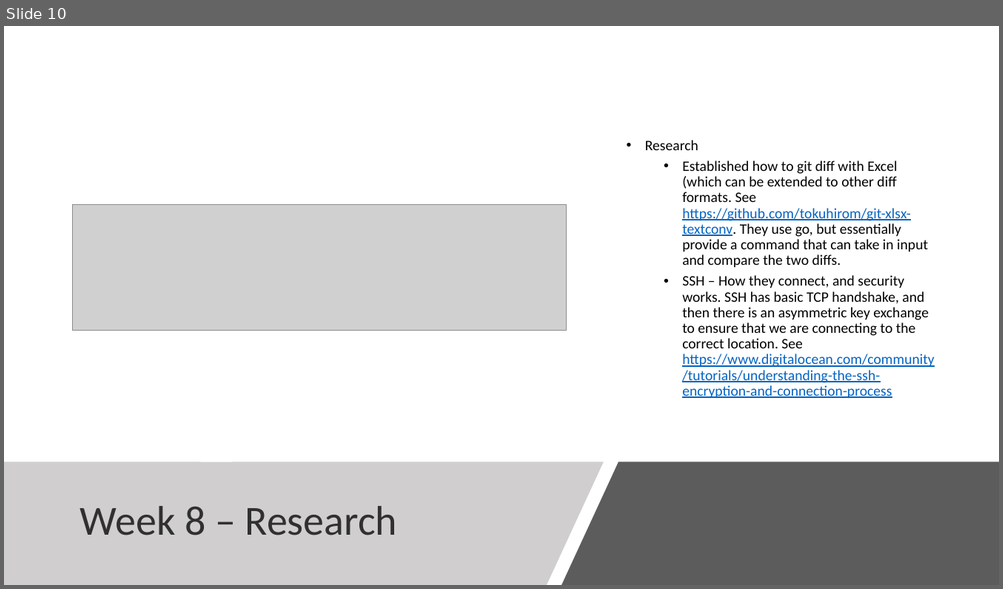
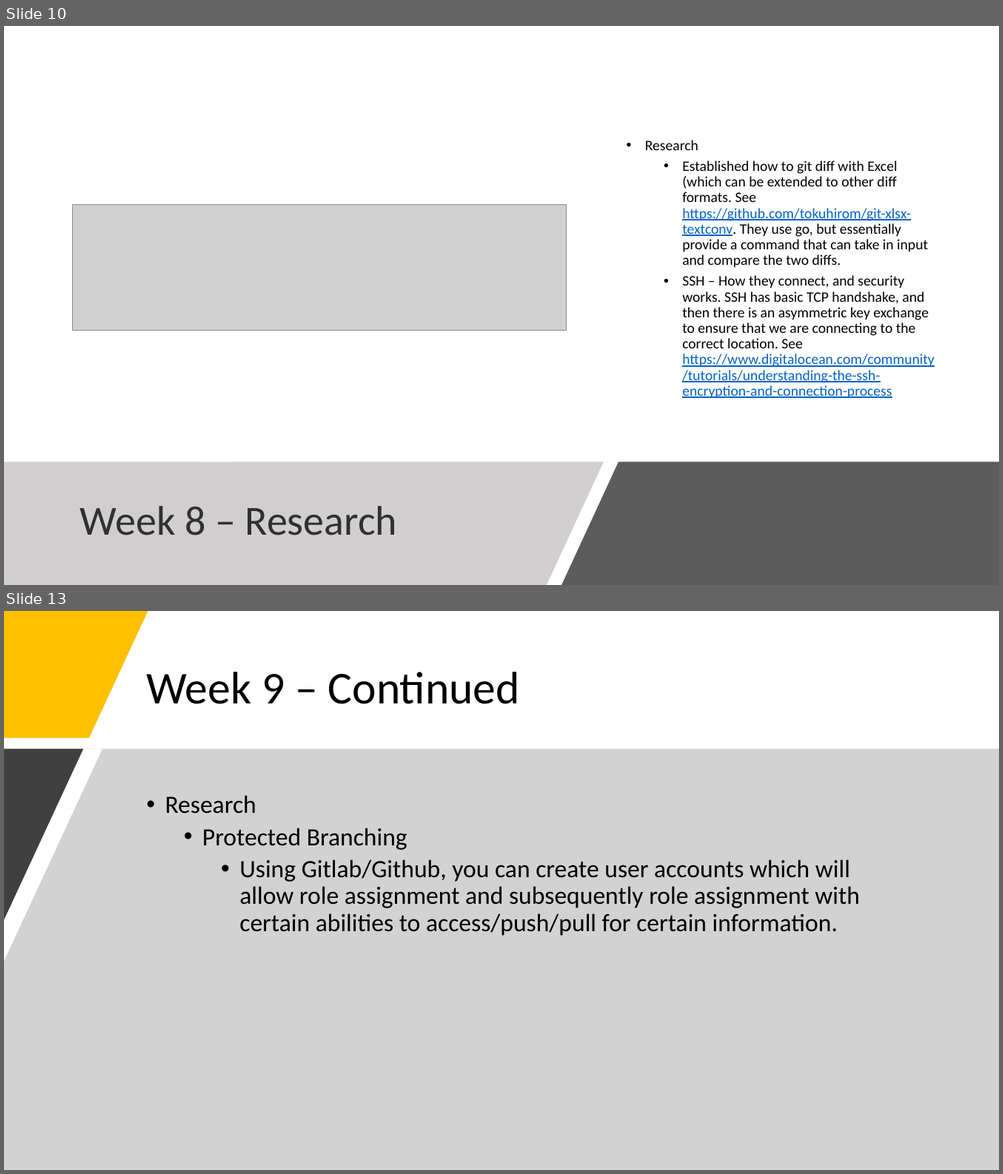
Before and after one commit to burwinliu-zz/my-jupyter-nb, a slide deck: Notes/summer2020/Summer_Summary.pptx. Shown one above the other, each under a label of ours: slide 10 before the commit, slides 10 and 13 after it; the slides between them are not shown. The pictures are 1003x589 and 1003x1174 pixels, drawn with LibreOffice and Linux fonts; fonts in the diff are those of the drawing; grey boxes stand for pictures. Boxes give left, top, right and bottom in pixels: in the first picture for what was removed or moved away, otherwise in the second. Text is boxed around its words. In the diff, an @@ line names an element or a change of style, - is before the commit and + after.

```diff
--- a/Notes/summer2020/Summer_Summary.pptx
+++ b/Notes/summer2020/Summer_Summary.pptx
@@ slide 13 added at box(4, 611, 999, 1170), background #FFFFFF @@
@@ freeform shape added at box(4, 611, 148, 738), fill #FFC000 @@
@@ title added at box(146, 672, 520, 704), 44 pt, text #000000 @@
+Week 9 – Continued
@@ freeform shape added at box(4, 749, 999, 1170), fill #A6A6A6 at 50% opacity @@
@@ freeform shape added at box(4, 749, 83, 920), fill #404040 @@
@@ text added at box(165, 795, 859, 936), 24 pt, text #000000 @@
+• Research
+  • Protected Branching
+    • Using Gitlab/Github, you can create user accounts which will allow role assignment and subsequently role assignment with certain abilities to access/push/pull for certain information.
```
Also in this commit, not shown: 1 slide changed, 1 other slide added, 3 other files.
